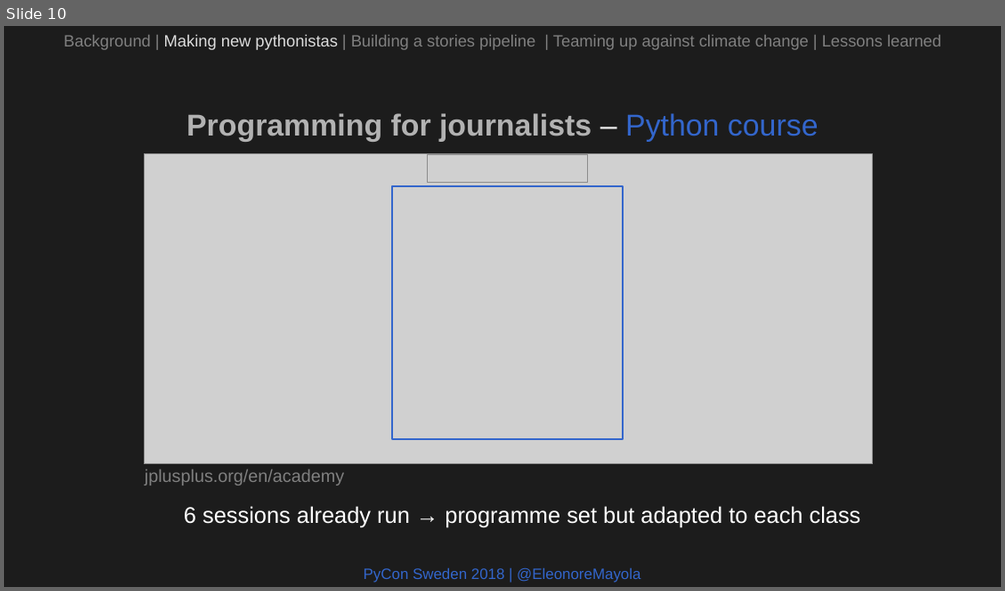
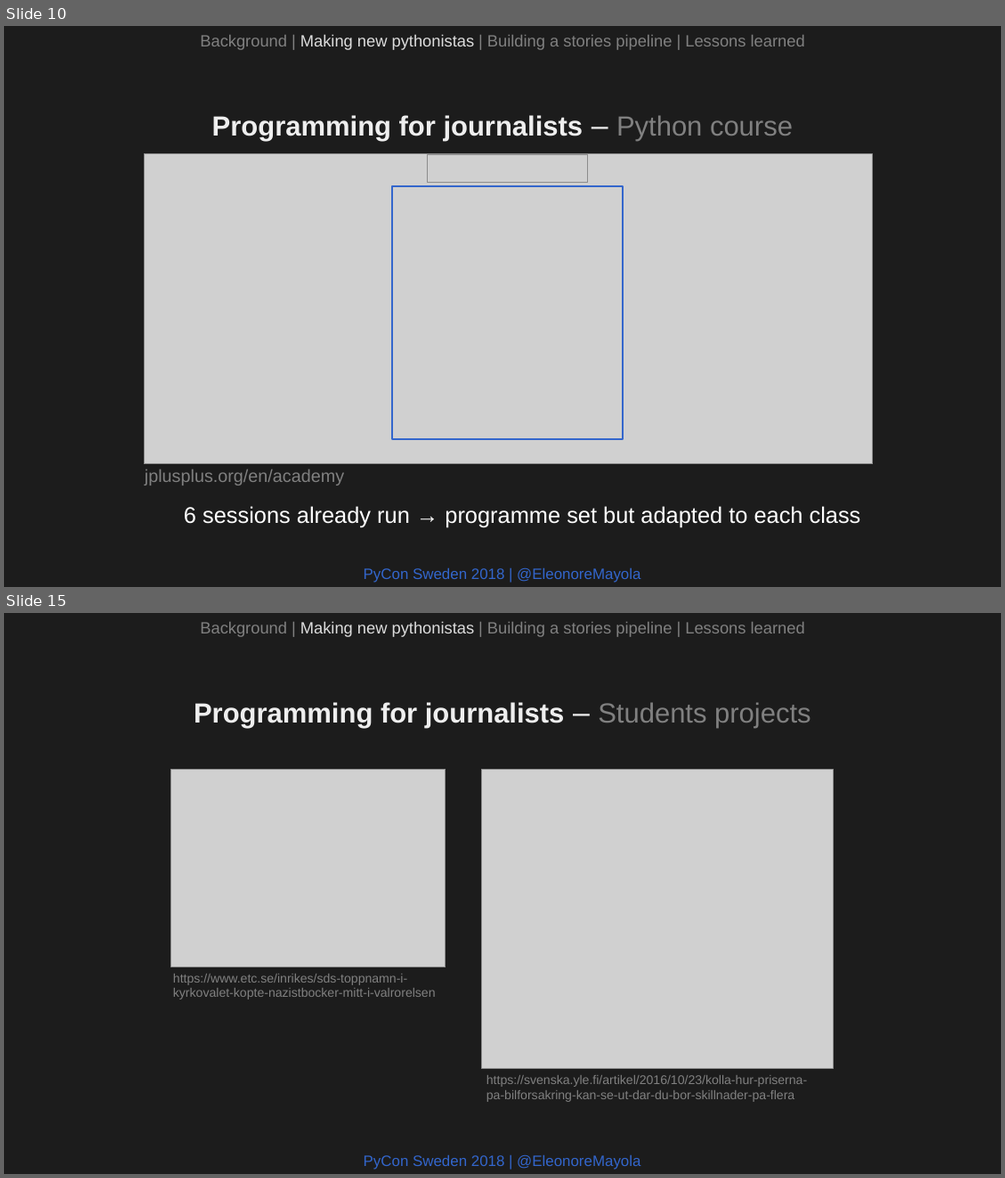
Before and after one commit to Eleonore9/-pyconse18, a slide deck: pyconse2018.odp. Shown one above the other, each under a label of ours: slide 10 before the commit, slides 10 and 15 after it; the slides between them are not shown. The pictures are 1005x591 and 1005x1178 pixels, drawn with LibreOffice and Linux fonts; fonts in the diff are those of the drawing; grey boxes stand for pictures. Boxes give left, top, right and bottom in pixels: in the first picture for what was removed or moved away, otherwise in the second. Text is boxed around its words. In the diff, an @@ line names an element or a change of style, - is before the commit and + after.

```diff
--- a/pyconse2018.odp
+++ b/pyconse2018.odp
@@ slide 15 added at (4, 613, 1001, 1174), background #1C1C1C @@
@@ text added at (200, 621, 805, 637), 13 pt, text #808080 @@
+Background | Making new pythonistas | Building a stories pipeline | Lessons learned
@@ text added at (194, 702, 810, 728), 22 pt, text #EEEEEE, bold @@
+Programming for journalists – Students projects
@@ picture added at (171, 769, 445, 966) @@
@@ picture added at (482, 770, 834, 1068) @@
@@ text added at (173, 973, 436, 999), 10 pt, text #808080 @@
+https://www.etc.se/inrikes/sds-toppnamn-i-kyrkovalet-kopte-nazistbocker-mitt-i-valrorelsen
@@ text added at (486, 1075, 807, 1102), 10 pt, text #808080 @@
+https://svenska.yle.fi/artikel/2016/10/23/kolla-hur-priserna-pa-bilforsakring-kan-se-ut-dar-du-bor-skillnader-pa-flera
@@ text added at (364, 1154, 640, 1169), 12 pt, text #3366CC @@
+PyCon Sweden 2018 | @EleonoreMayola
@@ slide 10 changed as well @@
@@ text at (200, 34, 805, 50): text changed @@
-Background | Making new pythonistas | Building a stories pipeline | Teaming up against climate change | Lessons learned
+Background | Making new pythonistas | Building a stories pipeline | Lessons learned
@@ text "Programming for journalists – Python ..." at (212, 115, 793, 141): size 24 to 22 pt; text colour #B2B2B2 to #EEEEEE in "Programming for journalists"; text colour #3366CC to #808080 in "Python course" @@
```
Also in this commit, not shown: 20 other slides changed, 4 other slides added, 6 slides removed, 4 other files.
